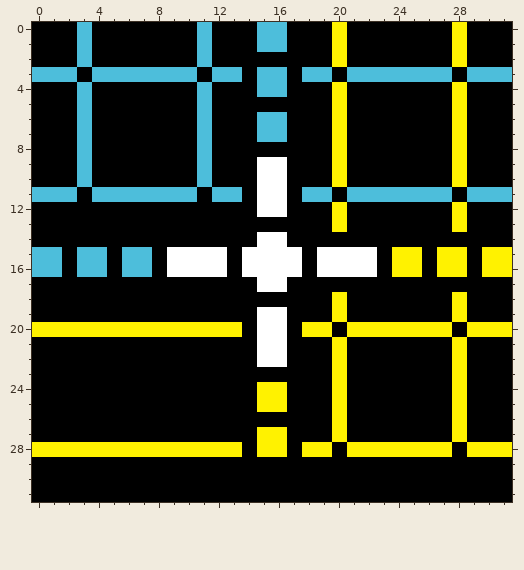
Edited in one commit: pixel-art sprite (src/Images/bottom_T.png). The picture above is the old version.
The file is 32x32 pixels.
After the commit:
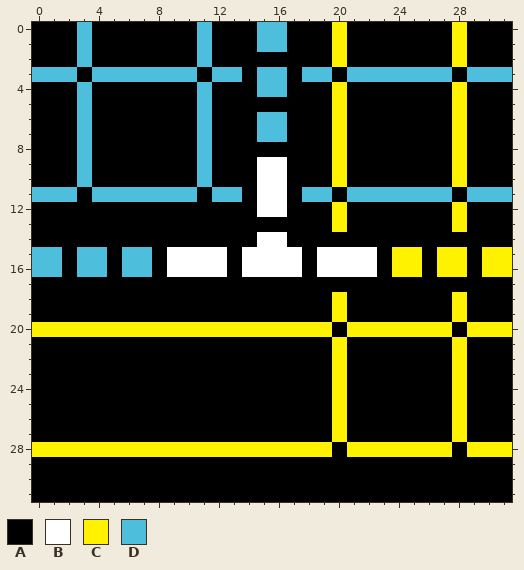
Palette (. is transparent): A #000000  B #ffffff  C #fff200  D #4dbedb
Diff:
Colour B becomes colour A in row 17 at x 15 to 16; in row 19 at x 15 to 16; in rows 21 to 22 at x 15 to 16.
Colour C becomes colour A in rows 24 to 25 at x 15 to 16; in row 27 at x 15 to 16.
Colour A becomes colour C in row 20 at x 14 and 17; in row 28 at x 14 and 17.
Colour B becomes colour C in row 20 at x 15 to 16.
Pixel boxes of the changes (left, top, right, bottom) in both pictures:
changed: (242, 277, 302, 457)
